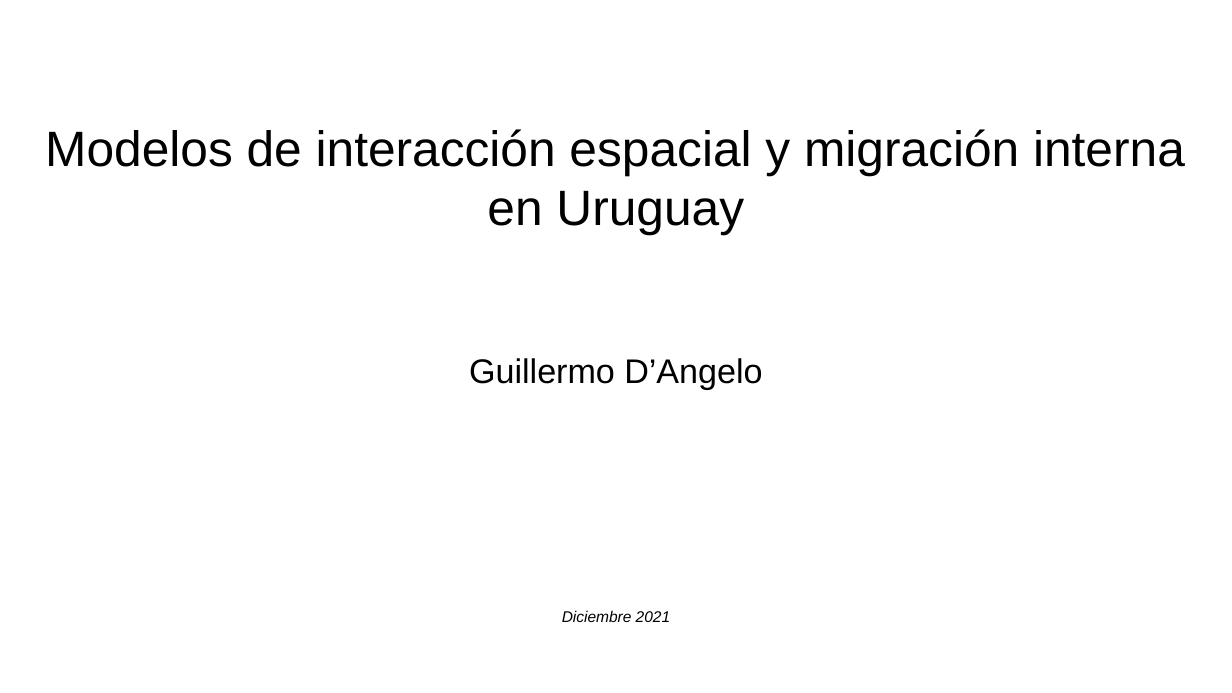
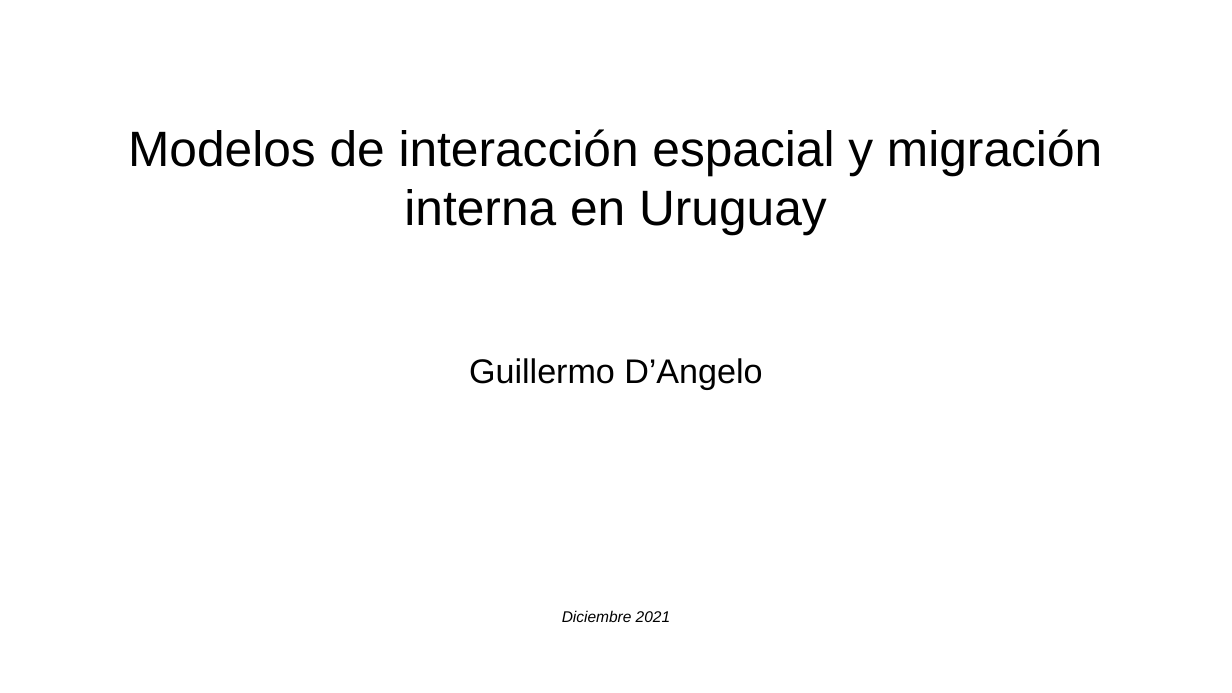
Before and after one commit to guillermodangelo/tesis, a slide deck: slide 1 of presentacion_dic2021.odp. Drawn at 1232x693 pixels with LibreOffice and Linux fonts; fonts in the diff are those of the drawing. Boxes give left, top, right and bottom in pixels: in the first picture for what was removed or moved away, otherwise in the second. Text is boxed around its words. In the diff, an @@ line names an element or a change of style, - is before the commit and + after.

```diff
--- a/presentacion_dic2021.odp
+++ b/presentacion_dic2021.odp
@@ subtitle "Modelos de interacción espacial y ..." rewrapped from (45, 129, 1185, 235) to (128, 129, 1102, 235) @@
```
Also in this commit, not shown: 1 slide removed.
